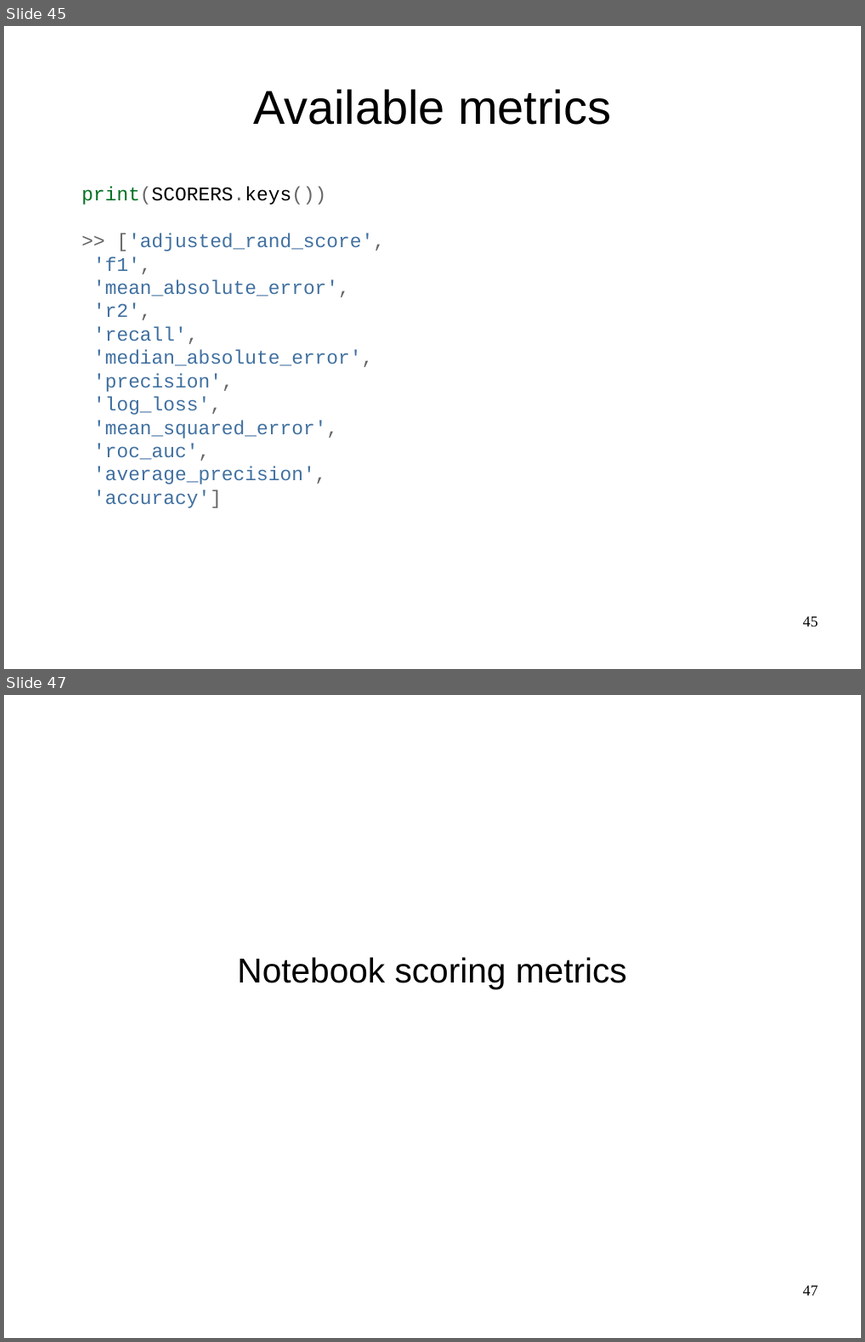
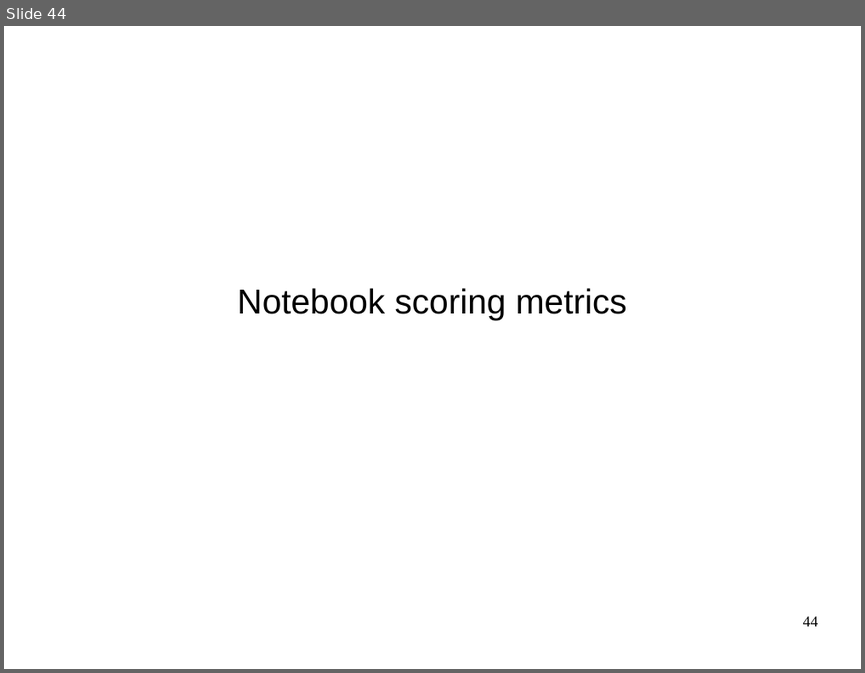
Before and after one commit to amueller/advanced-sklearn-boston-nlp-2016, a slide deck: pydata-amsterdam-advanced-sklearn.odp. Shown one above the other, each under a label of ours: slides 45 and 47 before the commit, slide 44 after it; the slides between them are not shown. The pictures are 865x1342 and 865x673 pixels, drawn with LibreOffice and Linux fonts; fonts in the diff are those of the drawing. Boxes give left, top, right and bottom in pixels: in the first picture for what was removed or moved away, otherwise in the second. Text is boxed around its words. In the diff, an @@ line names an element or a change of style, - is before the commit and + after.

```diff
--- a/pydata-amsterdam-advanced-sklearn.odp
+++ b/pydata-amsterdam-advanced-sklearn.odp
@@ slide 45 removed at bbox=[4, 26, 861, 669], background #FFFFFF @@
@@ title removed at bbox=[253, 89, 611, 125] @@
-Available metrics
@@ text removed at bbox=[81, 187, 385, 484] @@
-print(SCORERS.keys())
->> ['adjusted_rand_score',
-'f1',
-'mean_absolute_error',
-'r2',
-'recall',
-'median_absolute_error',
-'precision',
-'log_loss',
-'mean_squared_error',
-'roc_auc',
-'average_precision',
-'accuracy']
@@ page number removed at bbox=[803, 616, 818, 626] @@
-45
@@ what was slide 47 is now slide 44 @@
@@ page number at bbox=[803, 616, 818, 626]: text changed @@
-47
+44
```
Also in this commit, not shown: 3 slides changed, 1 slide added, 3 other slides removed, 1 other file.
